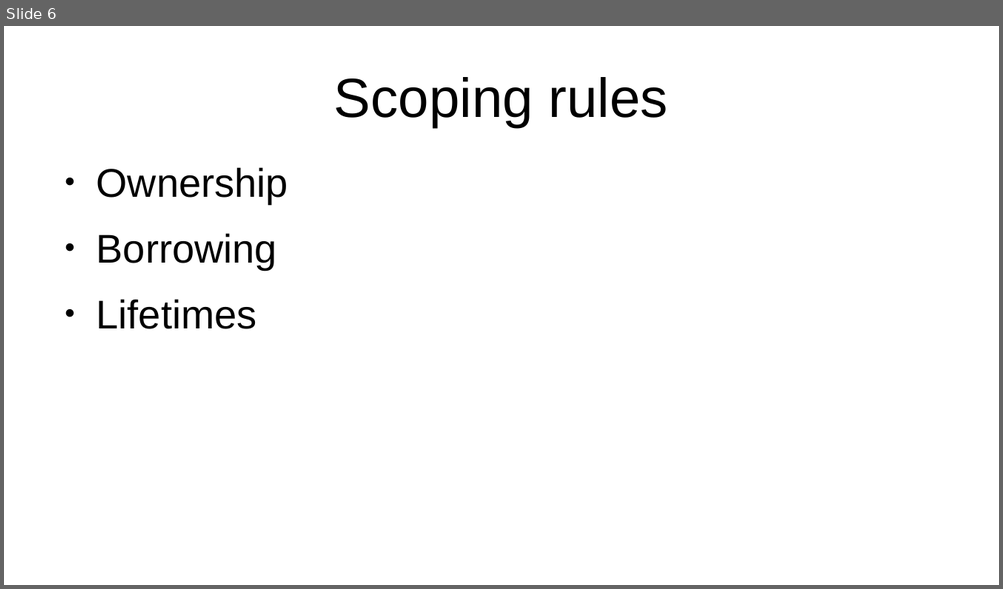
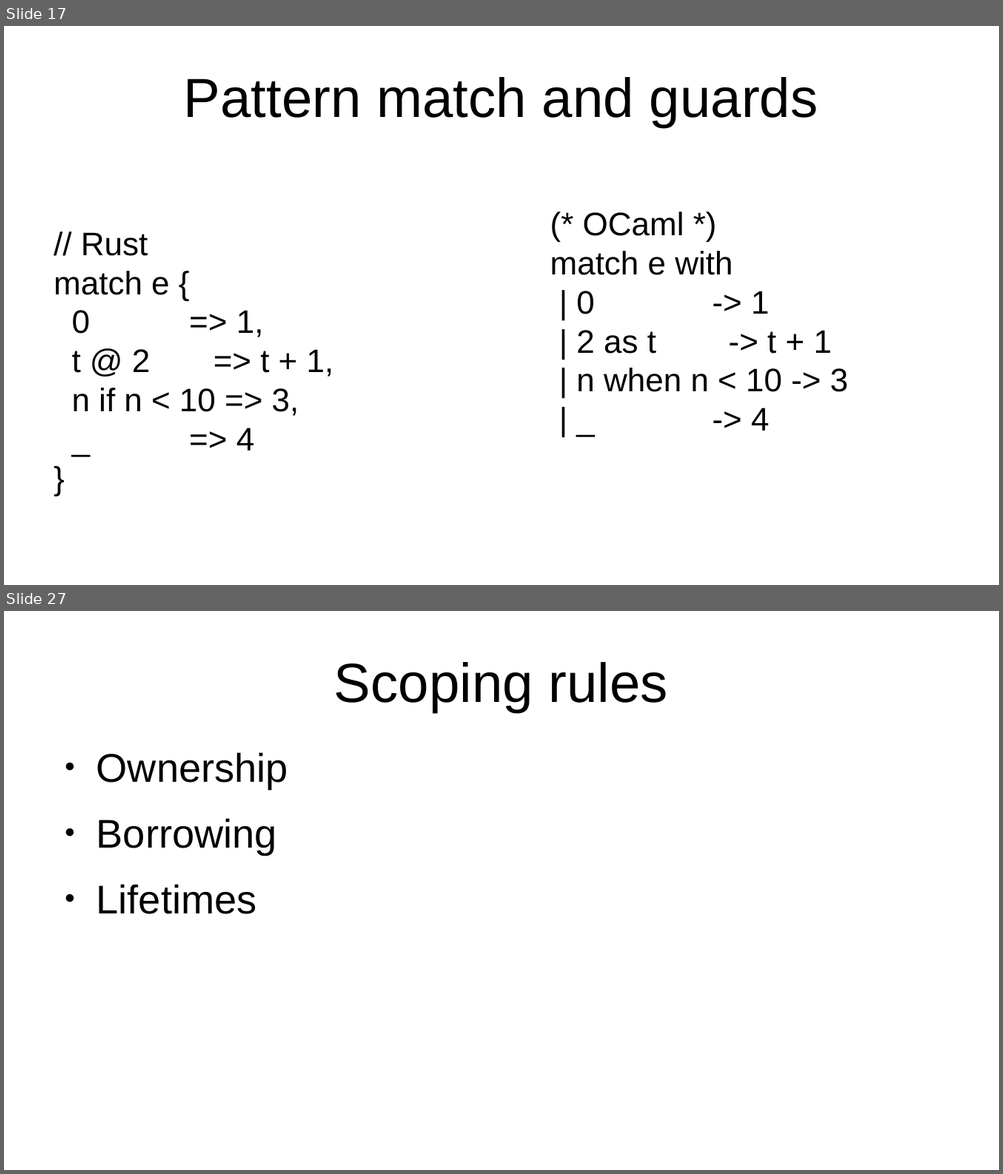
Before and after one commit to bmalecki/rust-getting-started, a slide deck: Rust-presentation.odp. Shown one above the other, each under a label of ours: slide 6 before the commit, slides 17 and 27 after it; the slides between them are not shown. The pictures are 1003x589 and 1003x1174 pixels, drawn with LibreOffice and Linux fonts; fonts in the diff are those of the drawing. Boxes give left, top, right and bottom in pixels: in the first picture for what was removed or moved away, otherwise in the second. Text is boxed around its words. In the diff, an @@ line names an element or a change of style, - is before the commit and + after.

```diff
--- a/Rust-presentation.odp
+++ b/Rust-presentation.odp
@@ slide 17 added at (4,26,999,585), background #FFFFFF @@
@@ title added at (184,77,818,127), 44 pt, text #000000 @@
+Pattern match and guards
@@ text added at (550,212,848,431), 26 pt, text #000000 @@
+(* OCaml *)
+match e with
+| 0 -> 1
+| 2 as t -> t + 1
+| n when n < 10 -> 3
+| _ -> 4
@@ subtitle added at (54,232,334,451), 26 pt, text #000000 @@
+// Rust
+match e {
+0 => 1,
+t @ 2 => t + 1,
+n if n < 10 => 3,
+_ => 4
+}
@@ what was slide 6 is now slide 27 @@
```
Also in this commit, not shown: 5 slides changed, 35 other slides added, 1 slide removed, 12 other files.
